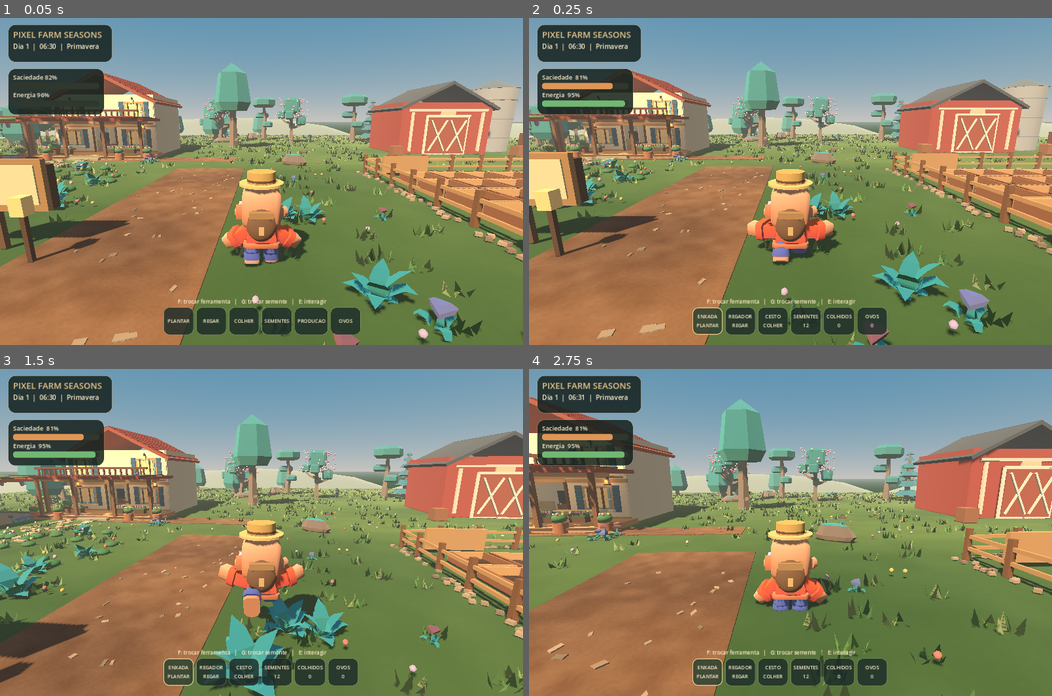
Above: before the commit, frames 1-4 (two rows, left to right).
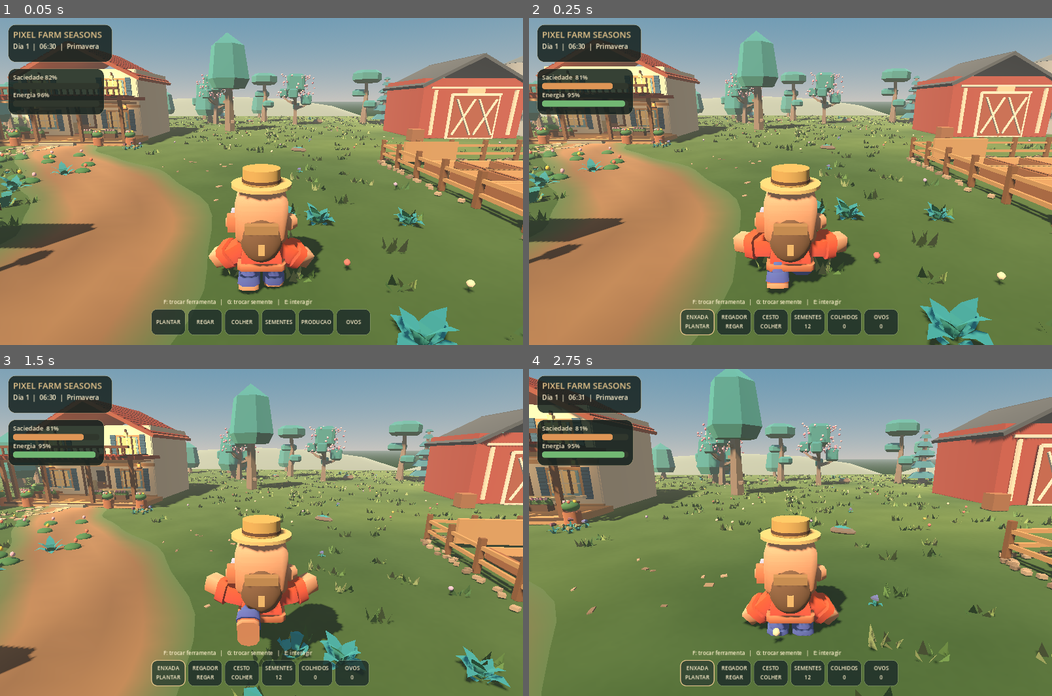
Above: after the commit, the same moments.

Repository: juniordev830/pixel-farm-seasons
Game: Godot game, scene res://scenes/farm_world.tscn
The game is run twice, just before and just after one commit, with the same random seed, the same clock (stepped at 60 frames per second) and the same inputs.
Inputs (mouse positions are in pixels of both pictures, inside the frame that each line leads up to):
- Up to frame 1 (0.05 s): no input
- Up to frame 2 (0.25 s): no input
- Up to frame 3 (1.5 s): tap Enter (ui_accept) at 0.5 s; move the mouse to (287, 532) at 0.52 s; hold Ctrl (crouch) 0.53-1.28 s; hold W (move_forward) from 0.53 s (still down); tap Space (jump) at 0.77 s; move the mouse to (235, 532) at 1.27 s; tap Shift (sprint) at 1.35 s
- Up to frame 4 (2.75 s): keep holding W (move_forward); tap Space (jump) at 1.52 s; move the mouse to (800, 525) at 2.02 s; tap V (toggle_camera) at 2.1 s

The runs differ from the first frame. In frame 1, 52% of the frame differs, in the area x 0-100%, y 4-100%; in frame 2, 52%; in frame 3, 55%; in frame 4, 50%.

Commit message:
visual: estrada orgânica, câmera mais próxima e cenário menos poluído

Diff:
--- a/godot/scenes/farm_world.tscn
+++ b/godot/scenes/farm_world.tscn
@@ -11,6 +11,7 @@
 [ext_resource type="Script" path="res://scripts/environment_art_pass.gd" id="9_environment_art"]
 [ext_resource type="Script" path="res://scripts/cozy_reference_art.gd" id="10_cozy_reference"]
 [ext_resource type="Script" path="res://scripts/asset_quality_pass.gd" id="11_assets"]
+[ext_resource type="Script" path="res://scripts/premium_art_pass.gd" id="12_premium"]
 
 [sub_resource type="CapsuleShape3D" id="CapsuleShape3D_1"]
 radius = 0.37
@@ -59,15 +60,15 @@
 
 [node name="CameraPivot" type="Node3D" parent="Farmer"]
 position = Vector3(0, 0.75, 0)
-rotation = Vector3(-0.22, 0, 0)
+rotation = Vector3(-0.27, 0, 0)
 
 [node name="SpringArm3D" type="SpringArm3D" parent="Farmer/CameraPivot"]
-spring_length = 5.8
+spring_length = 4.65
 margin = 0.2
 
 [node name="Camera3D" type="Camera3D" parent="Farmer/CameraPivot/SpringArm3D"]
 current = true
-fov = 63.0
+fov = 59.0
 
 [node name="HUD" type="CanvasLayer" parent="."]
 
@@ -105,6 +106,9 @@
 [node name="AssetQualityPass" type="Node3D" parent="."]
 script = ExtResource("11_assets")
 
+[node name="PremiumArtPass" type="Node3D" parent="."]
+script = ExtResource("12_premium")
+
 [node name="PauseMenu" type="CanvasLayer" parent="."]
 layer = 20
 script = ExtResource("8_pause_menu")
--- a/godot/scripts/asset_quality_pass.gd
+++ b/godot/scripts/asset_quality_pass.gd
@@ -167,7 +167,7 @@
         if environment != null and not bool(environment.call("_ground_available", x, z)):
             continue
         var model := String(FLOWERS[i % FLOWERS.size()])
-        if _place(model, Vector3(x, 0.02, z), rng.randf_range(1.7, 3.1), rng.randf_range(-PI, PI)) != null:
+        if _place(model, Vector3(x, 0.02, z), rng.randf_range(1.10, 1.80), rng.randf_range(-PI, PI)) != null:
             flower_count += 1
     for i in range(42):
         var x := rng.randf_range(-43.0, 43.0)
@@ -175,23 +175,23 @@
         if environment != null and not bool(environment.call("_ground_available", x, z)):
             continue
         var model := "plant-bushdetailed.glb" if i % 2 == 0 else "plant-bushlarge.glb"
-        _place(model, Vector3(x, 0.0, z), rng.randf_range(2.0, 3.2), rng.randf_range(-PI, PI))
+        _place(model, Vector3(x, 0.0, z), rng.randf_range(1.35, 2.15), rng.randf_range(-PI, PI))
     for i in range(24):
         var x := rng.randf_range(-44.0, 44.0)
         var z := rng.randf_range(-43.0, 43.0)
         if environment != null and not bool(environment.call("_ground_available", x, z)):
             continue
-        if _place(String(ROCKS[i % ROCKS.size()]), Vector3(x, 0.015, z), rng.randf_range(1.6, 3.5), rng.randf_range(-PI, PI)) != null:
+        if _place(String(ROCKS[i % ROCKS.size()]), Vector3(x, 0.015, z), rng.randf_range(0.85, 1.70), rng.randf_range(-PI, PI)) != null:
             rocks_count += 1
     # Grouped flowering shrubs frame the approach without blocking roads.
     for p in [Vector3(-9.1, 0.02, 1.4), Vector3(-9.5, 0.02, 3.5),
               Vector3(0.9, 0.02, 6.4), Vector3(1.5, 0.02, 10.4),
               Vector3(-6.2, 0.02, 21.5), Vector3(-0.1, 0.02, 25.0)]:
-        _place("plant-bushdetailed.glb", p, 2.1, rng.randf_range(-PI, PI))
+        _place("plant-bushdetailed.glb", p, 1.70, rng.randf_range(-PI, PI))
     # Flowers near the porch and beds, carefully outside walking paths.
     for x in [-20.35, -19.8, -9.55, -8.95]:
         for z in [-6.4, -5.9, -5.4]:
-            _place(String(FLOWERS[rng.randi_range(0, FLOWERS.size() - 1)]), Vector3(x, 0.08, z), 2.4, rng.randf_range(-PI, PI))
+            _place(String(FLOWERS[rng.randi_range(0, FLOWERS.size() - 1)]), Vector3(x, 0.08, z), 1.65, rng.randf_range(-PI, PI))
     # A handful of high-quality decorative crop models at the edge of the
     # vegetable plot; live planted crops remain controlled by FarmingSystem.
     for z in [1.5, 4.0, 6.5, 9.0]:
--- a/godot/scripts/cozy_game_hud.gd
+++ b/godot/scripts/cozy_game_hud.gd
@@ -188,13 +188,13 @@
     var height := get_viewport().get_visible_rect().size.y
     var row := HBoxContainer.new()
     row.name = "QuickTools"
-    row.position = Vector2((width - 480.0) * 0.5, height - 92.0)
+    row.position = Vector2((width - 540.0) * 0.5, height - 88.0)
     row.mouse_filter = Control.MOUSE_FILTER_IGNORE
     row.add_theme_constant_override("separation", 6)
     root_control.add_child(row)
     for label in ["PLANTAR", "REGAR", "COLHER", "SEMENTES", "PRODUCAO", "OVOS"]:
         var slot := PanelContainer.new()
-        slot.custom_minimum_size = Vector2(74, 67)
+        slot.custom_minimum_size = Vector2(84, 64)
         slot.mouse_filter = Control.MOUSE_FILTER_IGNORE
         slot.add_theme_stylebox_override("panel", _quick_style(false))
         row.add_child(slot)
@@ -202,14 +202,14 @@
         text_node.text = label
         text_node.horizontal_alignment = HORIZONTAL_ALIGNMENT_CENTER
         text_node.vertical_alignment = VERTICAL_ALIGNMENT_CENTER
-        text_node.add_theme_font_size_override("font_size", 12)
+        text_node.add_theme_font_size_override("font_size", 13)
         text_node.add_theme_color_override("font_color", CREAM)
         text_node.mouse_filter = Control.MOUSE_FILTER_IGNORE
         slot.add_child(text_node)
         quick_slots.append(slot)
         quick_labels.append(text_node)
     var help := _text(root_control, "QuickToolsHelp", "F: trocar ferramenta   |   G: trocar semente   |   E: interagir", 13, CREAM)
-    help.position = Vector2((width - 410.0) * 0.5, height - 116.0)
+    help.position = Vector2((width - 480.0) * 0.5, height - 115.0)
 
 
 func _refresh_quickbar() -> void:
--- a/godot/scripts/environment_art_pass.gd
+++ b/godot/scripts/environment_art_pass.gd
@@ -23,6 +23,12 @@
 func _ground_available(x: float, z: float) -> bool:
     if absf(x) > 47.0 or absf(z) > 47.0:
         return false
+    # Evita folhas atravessando o novo caminho curvo e suas bordas.
+    if z >= -9.0 and z <= 40.0:
+        var road_bend := 1.0 - smoothstep(-8.0, 8.0, z)
+        var road_x := -4.0 - 10.7 * road_bend
+        if absf(x - road_x) < 2.8:
+            return false
     # Roads, porch, garage, barn, fields, pen and pond stay clear.
     if x > -6.8 and x < -1.0 and z > -4.0 and z < 40.0:
         return false
@@ -95,7 +101,7 @@
     # Instanced tapering leaves, no collision and low GPU overhead.
     var blade_mesh := _grass_blades()
     var spots: Array[Vector3] = []
-    for i in range(4100):
+    for i in range(3200):
         var x := rng.randf_range(-47.0, 47.0)
         var z := rng.randf_range(-47.0, 47.0)
         if _ground_available(x, z):
@@ -104,7 +110,7 @@
         var node := _make_multimesh("Capim instanciado %d" % side, blade_mesh, spots.size(), _tinted_material())
         var mm := node.multimesh
         for i in range(spots.size()):
-            var height := rng.randf_range(0.40, 1.05)
+            var height := rng.randf_range(0.32, 0.82)
             var angle := rng.randf_range(-PI, PI) + float(side) * PI * 0.5
             var offset := Vector3(0.12 if side else -0.12, 0, 0)
             var xf := Transform3D(Basis(Vector3.UP, angle).scaled(Vector3(1.0, height, 1.0)), spots[i] + offset)
--- /dev/null
+++ b/godot/scripts/premium_art_pass.gd
@@ -0,0 +1,92 @@
+extends Node3D
+## Passo visual premium: caminho organico e transicao de solo suave.
+## Apenas geometria de cena, sem colisoes, sem alterar save ou gameplay.
+## Material por vertices reduz draw calls e evita arquivos externos.
+const ROAD_STEPS := 72
+const EARTH_DARK := Color("#806044")
+const EARTH_LIGHT := Color("#ad8760")
+const GRASS_EDGE := Color("#5b7c4b")
+const CROSS_SECTIONS := [-1.0, -0.84, -0.55, -0.22, 0.22, 0.55, 0.84, 1.0]
+
+var road_ready := false
+
+
+func _ready() -> void:
+    call_deferred("_install")
+
+
+func _road_center(z: float) -> Vector3:
+    # A estrada principal se curva para ligar a entrada a varanda.
+    var bend := 1.0 - smoothstep(-8.0, 8.0, z)
+    return Vector3(-4.0 - 10.7 * bend, 0.060, z)
+
+
+func _side(z: float) -> Vector3:
+    var direction := (_road_center(z - 0.15) - _road_center(z + 0.15)).normalized()
+    return Vector3(-direction.z, 0.0, direction.x).normalized()
+
+
+func _point(z: float, u: float) -> Vector3:
+    var width := 2.20 + 0.17 * sin(z * 0.31) + 0.12 * sin(z * 0.87)
+    var edge_wobble := 0.11 * sin(z * 1.7 + u * 4.0) * absf(u)
+    return _road_center(z) + _side(z) * (width * u + edge_wobble)
+
+
+func _tint(z: float, u: float) -> Color:
+    var warmth := 0.50 + 0.26 * sin(z * 0.73 + u * 3.8)
+    var soil := EARTH_DARK.lerp(EARTH_LIGHT, warmth)
+    var grassy_margin := smoothstep(0.55, 1.0, absf(u))
+    return soil.lerp(GRASS_EDGE, grassy_margin)
+
+
+func _vertex(builder: SurfaceTool, at: Vector3, tint: Color) -> void:
+    builder.set_normal(Vector3.UP)
+    builder.set_color(tint)
+    builder.add_vertex(at)
+
+
+func _road_surface() -> void:
+    var builder := SurfaceTool.new()
+    builder.begin(Mesh.PRIMITIVE_TRIANGLES)
+    for i in range(ROAD_STEPS):
+        var z0 := lerpf(39.0, -7.4, float(i) / float(ROAD_STEPS))
+        var z1 := lerpf(39.0, -7.4, float(i + 1) / float(ROAD_STEPS))
+        for j in range(CROSS_SECTIONS.size() - 1):
+            var u0: float = CROSS_SECTIONS[j]
+            var u1: float = CROSS_SECTIONS[j + 1]
+            var p00 := _point(z0, u0)
+            var p01 := _point(z0, u1)
+            var p10 := _point(z1, u0)
+            var p11 := _point(z1, u1)
+            _vertex(builder, p00, _tint(z0, u0))
+            _vertex(builder, p10, _tint(z1, u0))
+            _vertex(builder, p01, _tint(z0, u1))
+            _vertex(builder, p01, _tint(z0, u1))
+            _vertex(builder, p10, _tint(z1, u0))
+            _vertex(builder, p11, _tint(z1, u1))
+    var road_mesh := builder.commit()
+    var mat := StandardMaterial3D.new()
+    mat.vertex_color_use_as_albedo = true
+    mat.roughness = 0.98
+    mat.cull_mode = BaseMaterial3D.CULL_DISABLED
+    var road := MeshInstance3D.new()
+    road.name = "Estrada organica da fazenda"
+    road.mesh = road_mesh
+    road.material_override = mat
+    road.cast_shadow = GeometryInstance3D.SHADOW_CASTING_SETTING_OFF
+    add_child(road)
+    road_ready = road_mesh != null
+
+
+func _install() -> void:
+    # A aplicacao existente de shaders termina antes de esconder as malhas antigas.
+    await get_tree().process_frame
+    await get_tree().process_frame
+    _road_surface()
+    if not road_ready:
+        push_error("PremiumArtPass: falha ao construir caminho natural")
+        return
+    for old_name in ["Estrada da fazenda", "Caminho ate a varanda"]:
+        var old_road := get_parent().get_node_or_null(old_name) as MeshInstance3D
+        if old_road != null:
+            old_road.visible = false
--- /dev/null
+++ b/godot/tests/premium_visual_smoke.gd
@@ -0,0 +1,50 @@
+extends SceneTree
+## Smoke de geometria premium: checa estrada orgânica e câmera.
+var issues: Array[String] = []
+
+
+func _initialize() -> void:
+    call_deferred("_run")
+
+
+func _expect(condition: bool, why: String) -> void:
+    if not condition:
+        issues.append(why)
+        push_error("PREMIUM VISUAL TEST FAILED: " + why)
+
+
+func _run() -> void:
+    var scene := load("res://scenes/farm_world.tscn") as PackedScene
+    _expect(scene != null, "Cena 3D carregavel")
+    if scene == null:
+        quit(1)
+        return
+    var world := scene.instantiate()
+    root.add_child(world)
+    for i in range(12):
+        await process_frame
+    var premium := world.get_node_or_null("PremiumArtPass") as Node3D
+    _expect(premium != null, "Novo art pass conectado")
+    if premium != null:
+        _expect(bool(premium.road_ready), "Malha do caminho gerada")
+        var organic := premium.get_node_or_null("Estrada organica da fazenda") as MeshInstance3D
+        _expect(organic != null and organic.mesh != null, "Estrada natural visivel")
+        if organic != null and organic.mesh != null:
+            _expect(organic.mesh.get_surface_count() > 0, "Estrada tem superficies")
+        for title in ["Estrada da fazenda", "Caminho ate a varanda"]:
+            var legacy := world.get_node_or_null(title) as MeshInstance3D
+            _expect(legacy != null and not legacy.visible, "Caminho retangular oculto: " + title)
+    var arm := world.get_node_or_null("Farmer/CameraPivot/SpringArm3D") as SpringArm3D
+    var camera := world.get_node_or_null("Farmer/CameraPivot/SpringArm3D/Camera3D") as Camera3D
+    _expect(arm != null and arm.spring_length >= 4.0 and arm.spring_length < 5.0,
+        "Camera mais proxima sem entrar na primeira pessoa")
+    _expect(camera != null and camera.fov <= 60.0, "FOV cinematografico")
+    var life := world.get_node_or_null("LifeSim")
+    _expect(life != null and bool(life.initialized), "Gameplay continua inicializado")
+    world.queue_free()
+    await process_frame
+    if issues.is_empty():
+        print("PASSOU: estrada orgânica, câmera e gameplay.")
+        quit(0)
+    else:
+        quit(1)
Not shown: 1 places in godot/scenes/farm_world.tscn that only renumber resources
